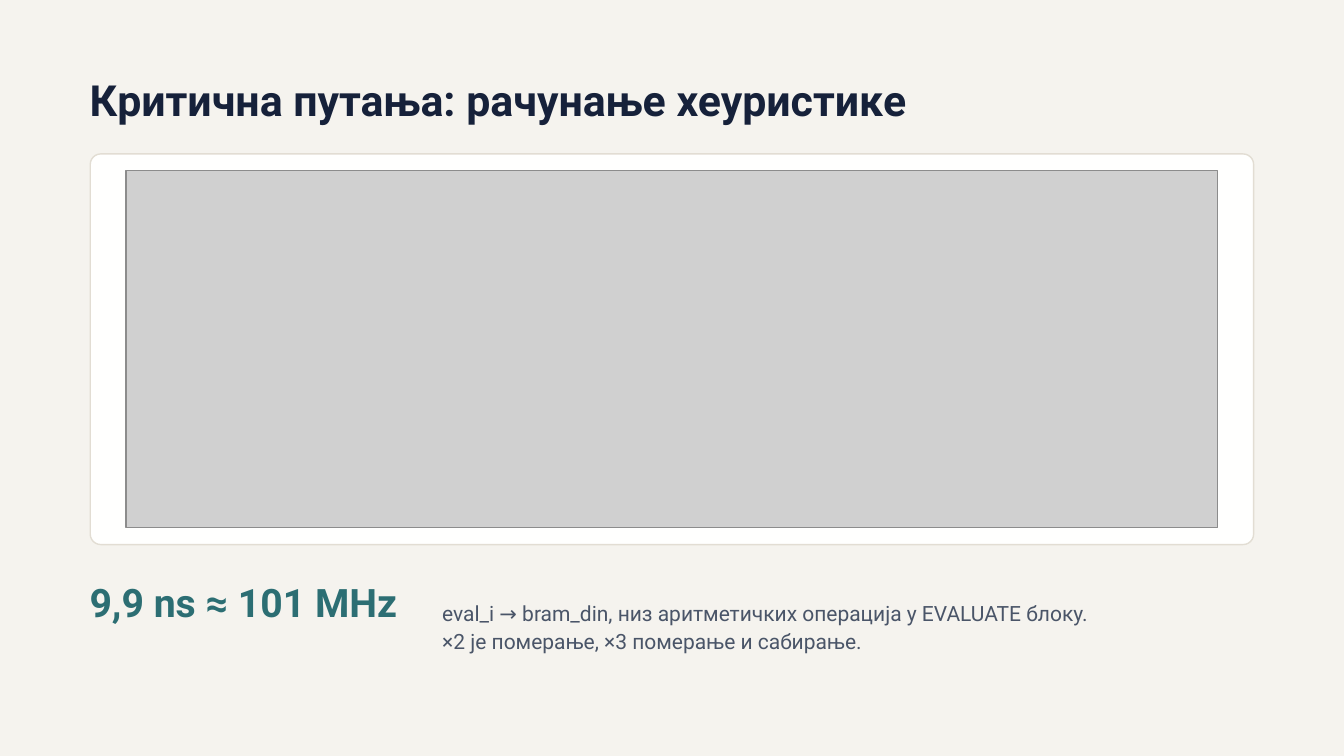
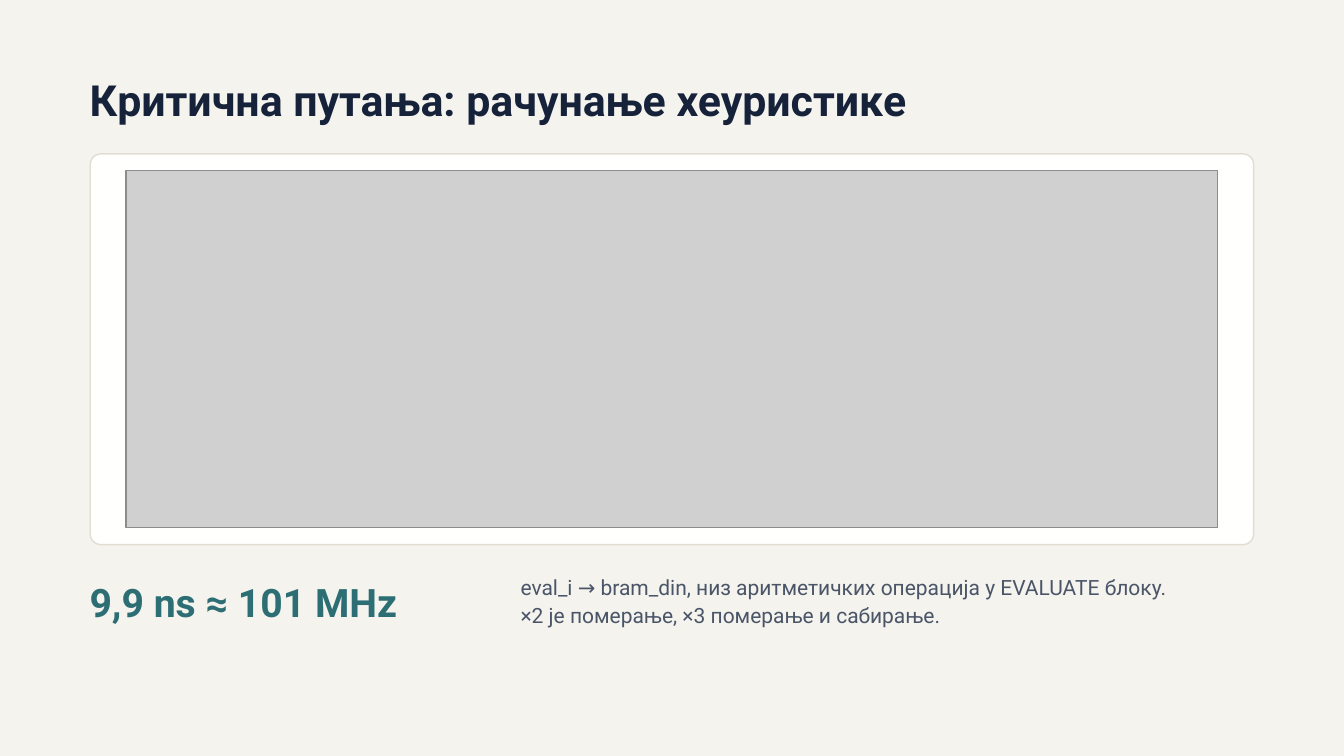
Before and after one commit to marko4203/diplomski, a slide deck: slide 11 of Diplomski_Prezentacija.pptx. Drawn at 1344x756 pixels with LibreOffice and Linux fonts; fonts in the diff are those of the drawing; grey boxes stand for pictures. Boxes give left, top, right and bottom in pixels: in the first picture for what was removed or moved away, otherwise in the second. Text is boxed around its words. In the diff, an @@ line names an element or a change of style, - is before the commit and + after.

```diff
--- a/Diplomski_Prezentacija.pptx
+++ b/Diplomski_Prezentacija.pptx
@@ text "eval_i → bram_din, низ аритметичких ...": place and size @@
-text "eval_i → bram_din, низ аритметичких ..." at <box>442,605,1087,654</box>
+text "eval_i → bram_din, низ аритметичких ..." at <box>521,579,1166,628</box>
```
Also in this commit, not shown: 3 other slides changed, 1 other file.
